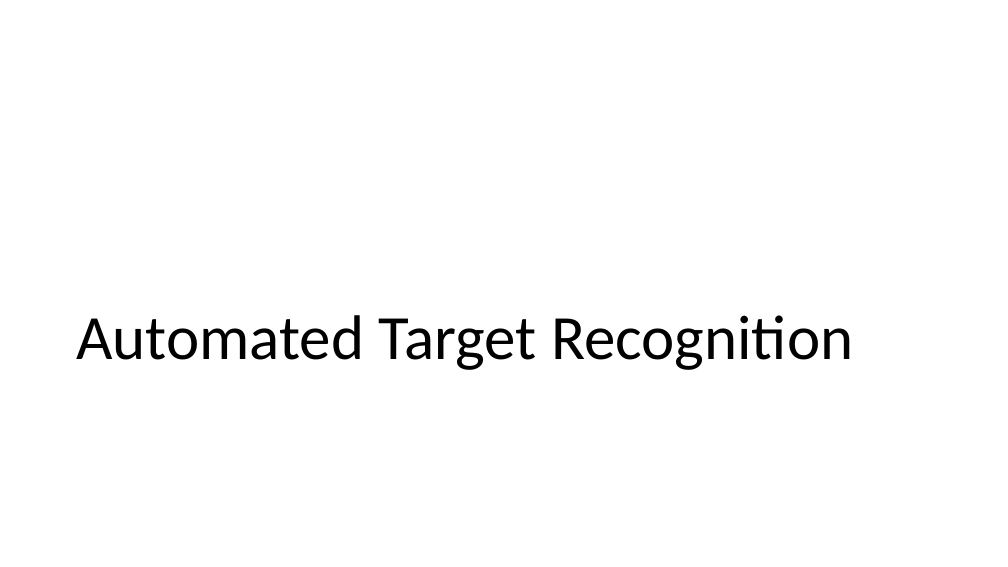
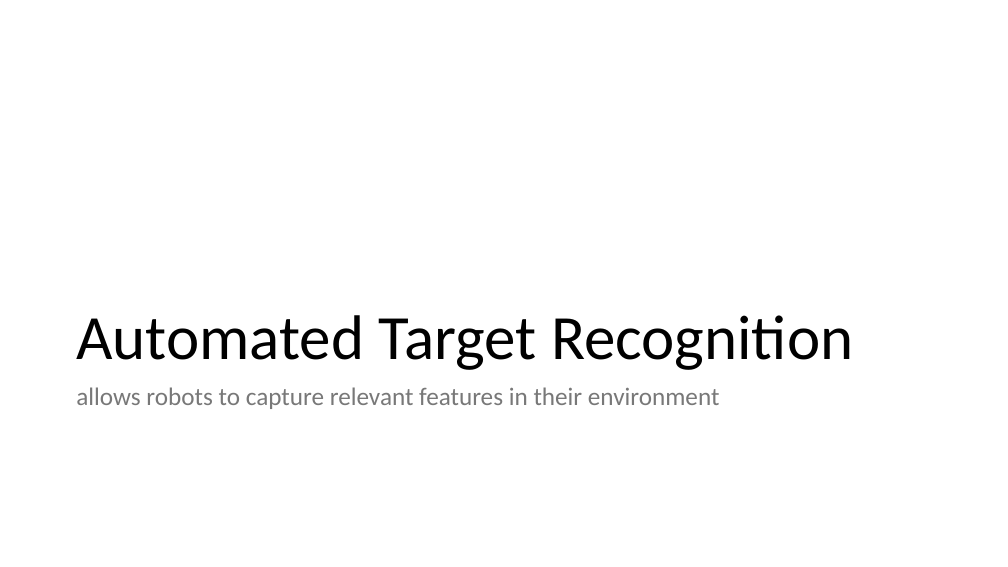
Before and after one commit to akshaygulabrao/flappybird-monorepo, a slide deck: slide 7 of Slides.pptx. Drawn at 1008x567 pixels with LibreOffice and Linux fonts; fonts in the diff are those of the drawing. Boxes give left, top, right and bottom in pixels: in the first picture for what was removed or moved away, otherwise in the second. Text is boxed around its words. In the diff, an @@ line names an element or a change of style, - is before the commit and + after.

```diff
--- a/Slides.pptx
+++ b/Slides.pptx
@@ text added at (76,387,720,409), 24 pt, text #797979 @@
+allows robots to capture relevant features in their environment
```
Also in this commit, not shown: 6 other slides changed, 5 slides added, 2 slides removed, 2 other files.
